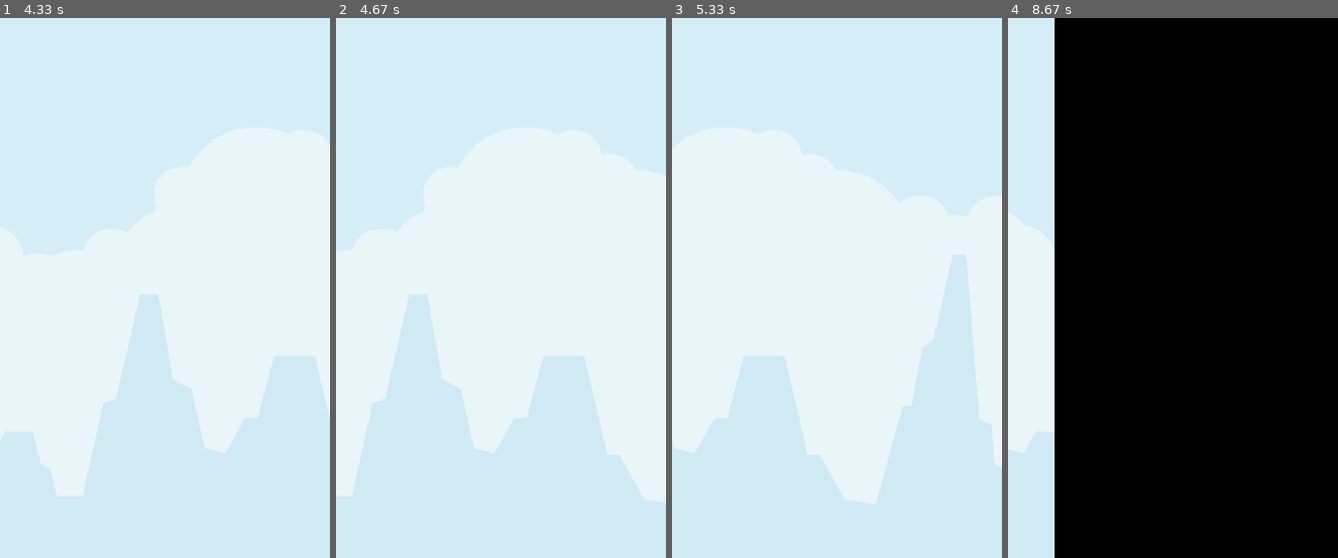
Above: before the commit, frames 1-4 (left to right).
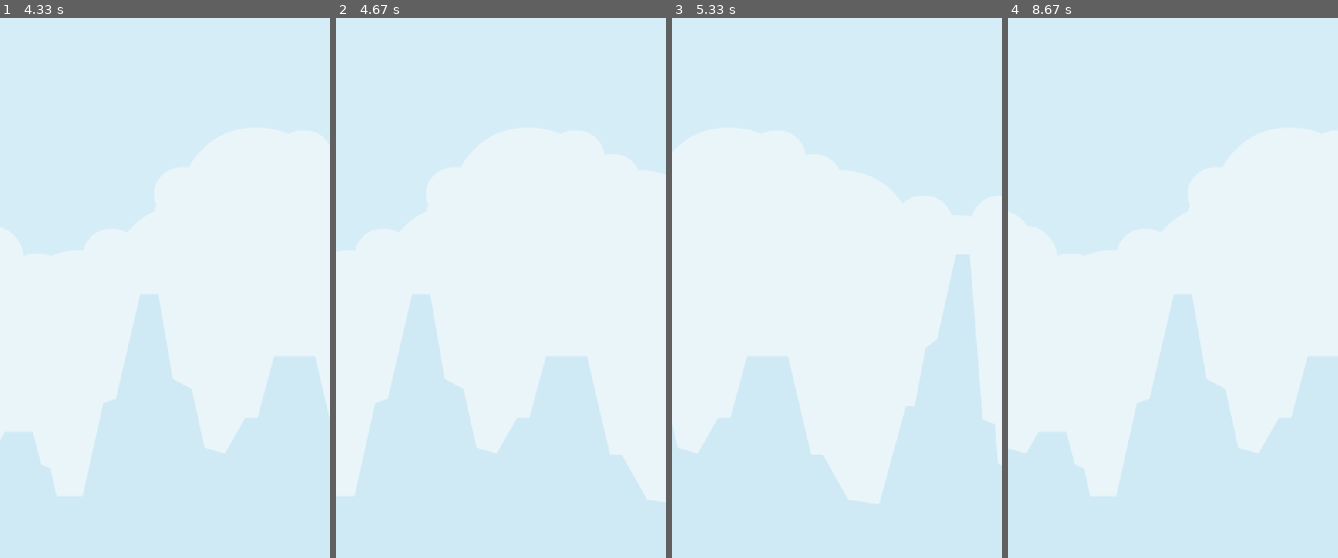
Above: after the commit, the same moments.

Repository: brccabral/Python_Pygame_SideScroller
Game: pygame game, started from code/main.py
Same seed, same stepped clock (60 frames per second), same inputs: the game is played once before the commit and once after it.
Inputs:
- Up to frame 1 (4.33 s): no input
- Up to frame 2 (4.67 s): no input
- Up to frame 3 (5.33 s): no input
- Up to frame 4 (8.67 s): no input

Frame 1 is identical in both runs. In frame 2, 0.6% of the frame differs, in the area x 5-95%, y 51-90%; in frame 3, 1.0%; in frame 4, 86%, in the area x 5-100%, y 0-100%.

Commit message:
fix infinity background

Diff:
--- a/code/sprites.py
+++ b/code/sprites.py
@@ -1,5 +1,4 @@
 import pygame
-from settings import WINDOW_WIDTH, WINDOW_HEIGHT
 
 
 class BG(pygame.sprite.Sprite):
@@ -19,6 +18,6 @@
 
     def update(self, dt: float):
         self.pos.x -= 300 * dt
-        if self.rect.right <= 0:
+        if self.rect.centerx <= 0:
             self.pos.x = 0
         self.rect.x = round(self.pos.x)
